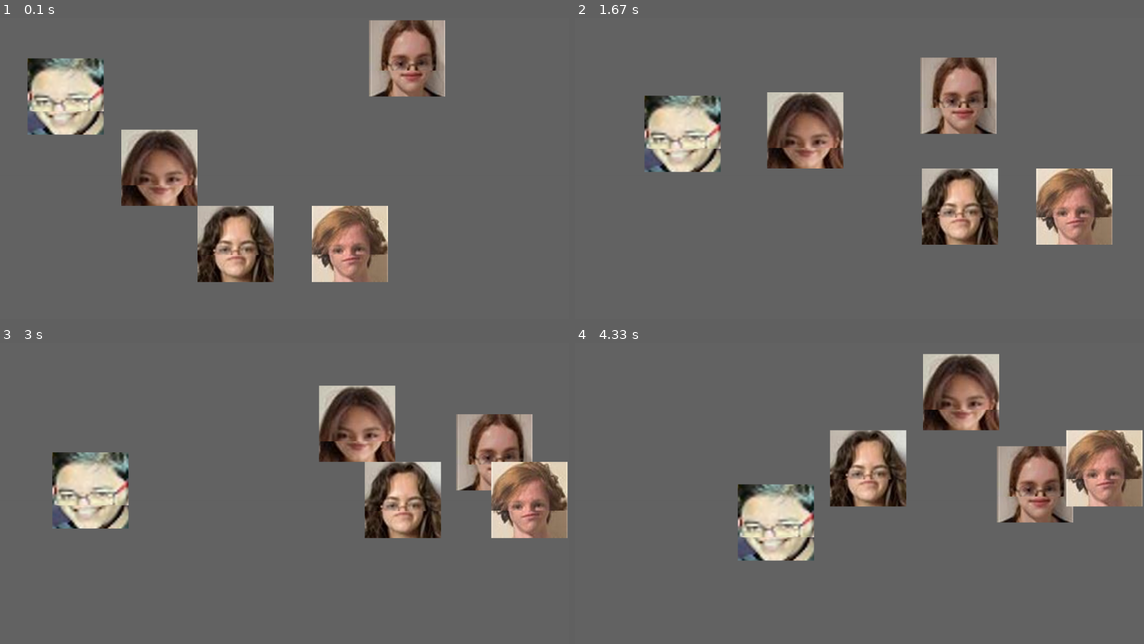
Above: before the commit, frames 1-4 (two rows, left to right).
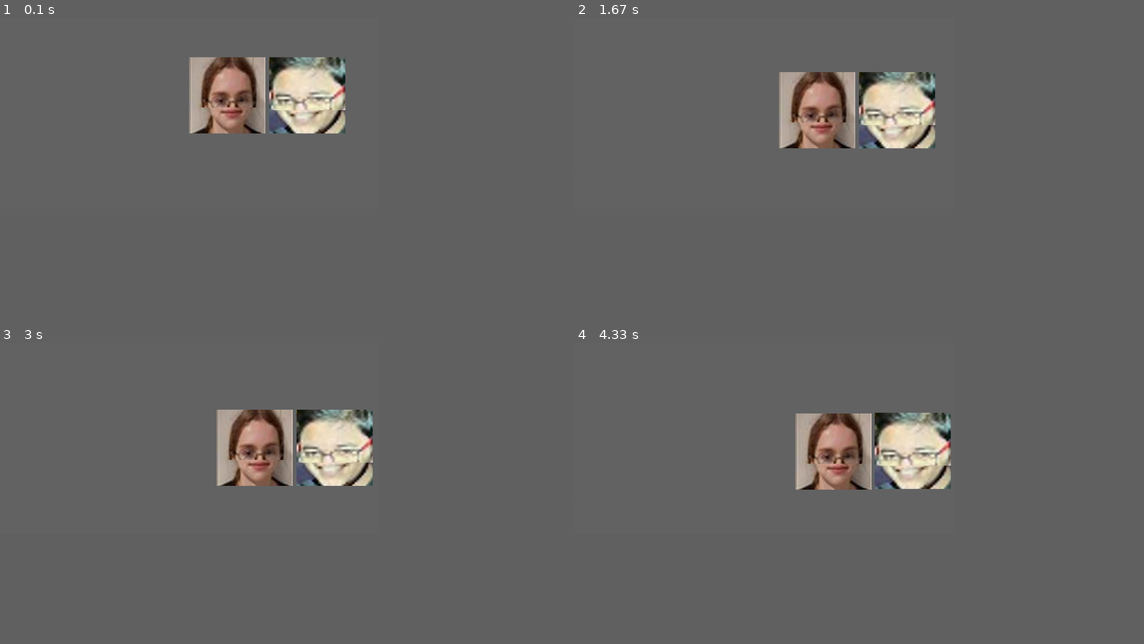
Above: after the commit, the same moments.

Repository: Fizzchimp/PyGame-Test
Game: pygame game, started from main.py
The game is run twice, just before and just after one commit, with the same random seed, the same clock (stepped at 60 frames per second) and the same inputs.
Inputs:
- Up to frame 1 (0.1 s): no input
- Up to frame 2 (1.67 s): no input
- Up to frame 3 (3 s): no input
- Up to frame 4 (4.33 s): no input
In our replay, the window is 900x480 before the commit and 600x300 after it. These sizes can differ from the game's own. Grey fills any space a smaller window leaves; there, only what the larger window draws over its background counts as a difference.

The runs differ from the first frame. In frame 1, 23% of the frame differs, in the area x 4-79%, y 0-88%; in frame 2, 20%; in frame 3, 21%; in frame 4, 20%.

Commit message:
Difficult physics

Diff:
--- a/main.py
+++ b/main.py
@@ -11,34 +11,38 @@
         self.screenDims = (WIDTH, HEIGHT)
         self.point = self.pos = [WIDTH / 2, HEIGHT / 2]
         self.lines = []
-        self.boxes = [Box([200,200], [1000, 0], [-1, 0.25], "03_sopie.png"),
-                      Box([200, 200], [100, 100], [1, 0.25], "01_krish.png"),
-                      Box([200, 200], [300, 300], [1, -0.25], "04_hana.png"),
-                      Box([200, 200], [500, 500], [1, -0.25], "05_ella.png"),
-                      Box([200, 200], [800, 500], [1, -0.25], "06_rob.png")]
+        self.boxes = [Box([200,200], [500, 100], [1, 1], "03_sopie.png"),
+                      Box([200, 200], [710, 100], [1, 1], "01_krish.png")]
+                    #   Box([100, 100], [500, 100], [1, -0.25], "04_hana.png"),
+                    #   Box([100, 100], [500, 300], [1, -0.25], "05_ella.png"),
+                    #   Box([100, 100], [300, 300], [1, -0.25], "06_rob.png")]
         pygame.display.set_icon(self.boxes[0].image)
 
 
 
     def scrUpdate(self):
         self.screen.fill((100, 100, 100))
-        #for line in self.lines:
-        #    pygame.draw.line(self.screen, (255, 0, 0), line[0], line[1])
 
-        for box in self.boxes:
+
+        for i, box in enumerate(self.boxes):
             box.pos[0] += box.momtm[0]
             box.pos[1] += box.momtm[1]
             self.screen.blit(box.image, (box.pos[0], box.pos[1]))
             box.move(box.pos)
-            #pygame.draw.rect(self.screen, (10, 10, 10), box.colRect)
             self.colDetect(box)
 
         pygame.display.flip()
 
     def colDetect(self, object):
         for box2 in self.boxes:
-            if object.colRect.colliderect(box2.colRect) and object.colRect != box2.colRect:
-                object.momtm[0]  *= -1
+            if object.colRect.colliderect(box2.colRect) and box2 != object:
+                print(object.pos, box2.pos)
+
+                # if object.pos[0] == box2.pos[0] + 200 or object.pos[0] == box2.pos[0] - 200:
+                object.momtm[0] *= -1
+                # else:
+                object.momtm[1]  *= -1
+
 
         if object.pos[0] == self.screenDims[0] - object.dims[0] or object.pos[0] == 0:
             object.momtm[0] *= -1
@@ -53,7 +57,7 @@
         self.point = point
 
 
-world = World(1500, 800)
+world = World(1000, 500)
 
 while world.running:
     for event in pygame.event.get():
@@ -61,6 +65,6 @@
             world.running = False
 
     world.scrUpdate()
-    pygame.time.wait(4)
+    pygame.time.wait(40)
 
 pygame.quit()
